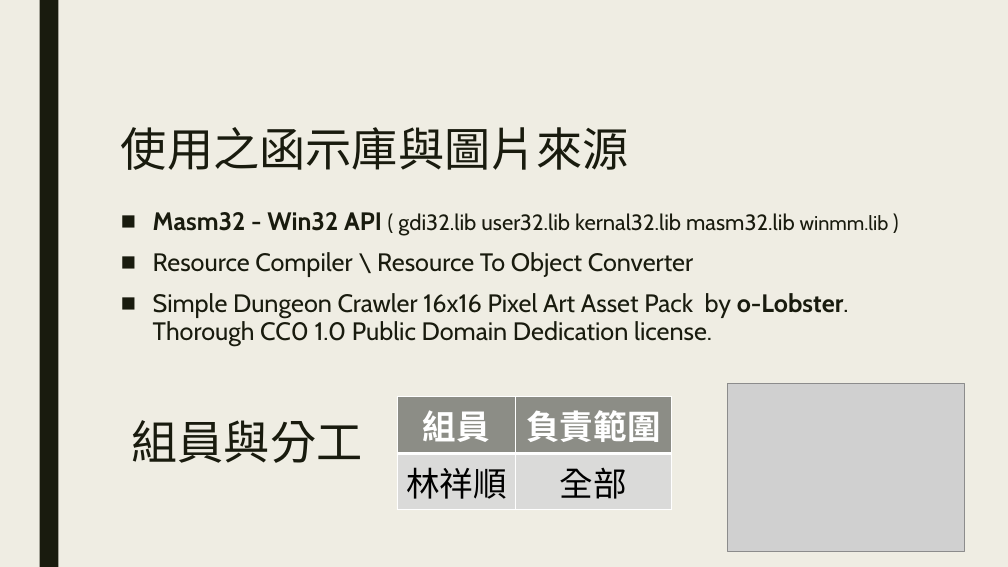
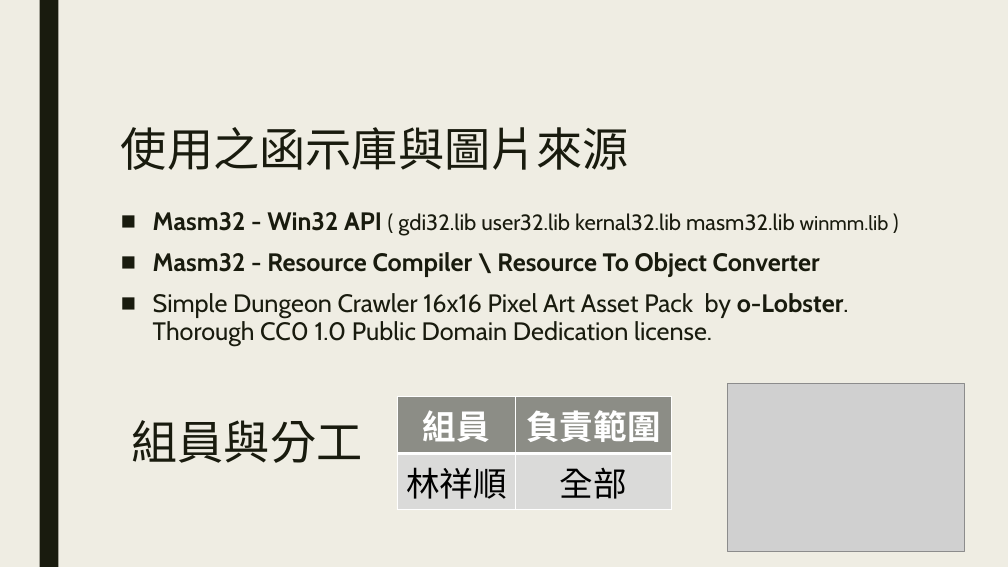
Before and after one commit to lin157644/ncu-asm-final-project, a slide deck: slide 4 of group19.pptx. Drawn at 1008x567 pixels with LibreOffice and Linux fonts; fonts in the diff are those of the drawing; grey boxes stand for pictures. Boxes give left, top, right and bottom in pixels: in the first picture for what was removed or moved away, otherwise in the second. Text is boxed around its words. In the diff, an @@ line names an element or a change of style, - is before the commit and + after.

```diff
--- a/group19.pptx
+++ b/group19.pptx
@@ text at [153, 252, 820, 277]: text changed; bold on @@
-■ Resource Compiler \ Resource To Object Converter
+■ Masm32 - Resource Compiler \ Resource To Object Converter
```
Also in this commit, not shown: 2 other slides changed, 2 slides added, 1 slide removed, 3 other files.
